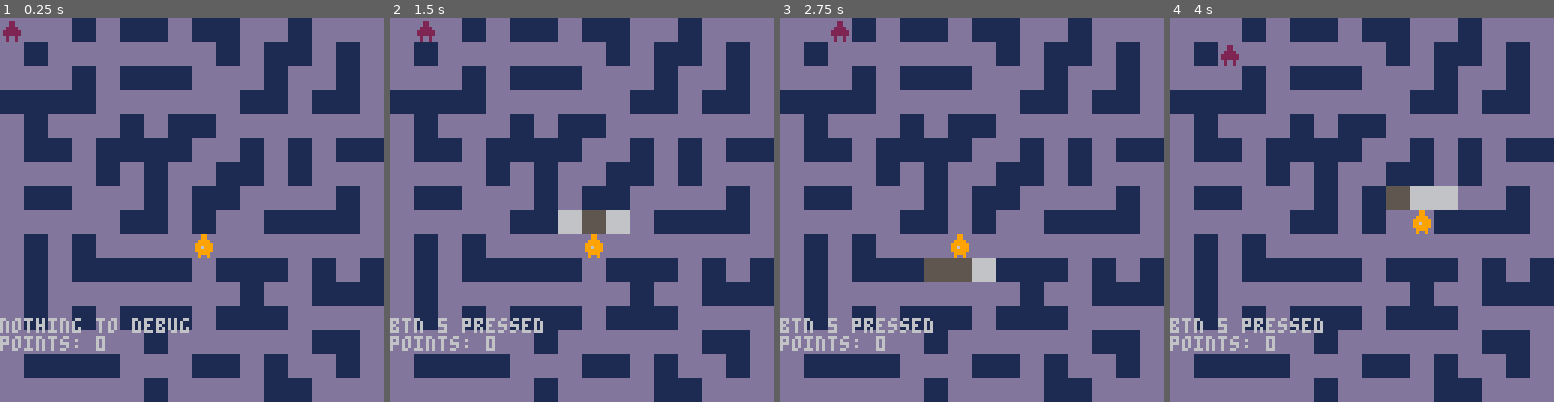
Above: before the commit, frames 1-4 (left to right).
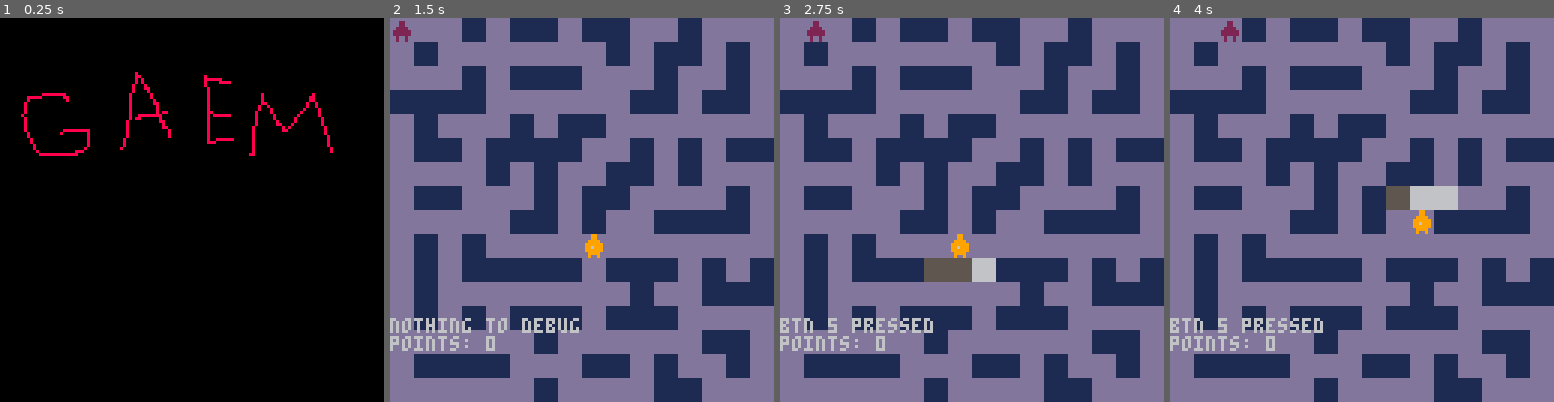
Above: after the commit, the same moments.

Repository: trashtiergames/gmtk-jam-2023
Game: PICO-8 cartridge gmtk-jam-2023.p8
Two runs of this game, one before a commit and one after it. Both use one fixed random seed, a clock stepped at 60 frames per second and the inputs below.
Inputs:
- Up to frame 1 (0.25 s): no input
- Up to frame 2 (1.5 s): tap O (Z key) at 0.33, 0.7, 1.43 s; tap X (X key) at 1.07 s
- Up to frame 3 (2.75 s): hold Left 1.97-2.37 s; tap X (X key) at 2.07, 2.4, 2.73 s; tap O (Z key) at 2.22 s; hold Down from 2.42 s (still down)
- Up to frame 4 (4 s): release Down at 2.82 s; hold Right 2.87-3.53 s; tap X (X key) at 3.07, 3.4, 3.73 s; tap O (Z key) at 3.1, 3.98 s; hold Up from 3.58 s (still down)

The runs differ from the first frame. In frame 1, 100% of the frame differs, in the area x 0-100%, y 0-100%; in frame 2, 2.3%; in frame 3, 0.3%; in frame 4, 0.3%.

Commit message:
Add titlestate

Diff:
--- a/gmtk-jam-2023.p8
+++ b/gmtk-jam-2023.p8
@@ -8,8 +8,71 @@
 #include src/paths.lua
 #include src/sneaky.lua
 #include src/statemachine.lua
+#include src/states/titlestate.lua
 #include src/states/playstate.lua
 #include src/main.lua
+…(62 lines of a section not shown)…
 
 
 
--- a/src/statemachine.lua
+++ b/src/statemachine.lua
@@ -2,15 +2,16 @@
 
 function statemachine:init()
   self.states = {
-    playstate = playstate()
+    titlestate = titlestate(),
+    playstate = playstate(),
   }
-  current_state = self.states.playstate
+  self.current_state = self.states.titlestate
 end
 
 function statemachine:update()
-  current_state:update()
+  self.current_state:update()
 end
 
 function statemachine:draw()
-  current_state:draw()
+  self.current_state:draw()
 end
--- /dev/null
+++ b/src/states/titlestate.lua
@@ -0,0 +1,15 @@
+titlestate = class()
+
+function titlestate:init()
+
+end
+
+function titlestate:update()
+  if (btnp(5)) statemachine.current_state = statemachine.states.playstate
+end
+
+function titlestate:draw()
+	cls()
+  spr(128, 0, 0, 8, 8)
+  spr(136, 64, 0, 8, 8)
+end
Not shown, changed: 124 lines of the sprite sheet (__gfx__) section of gmtk-jam-2023.p8
